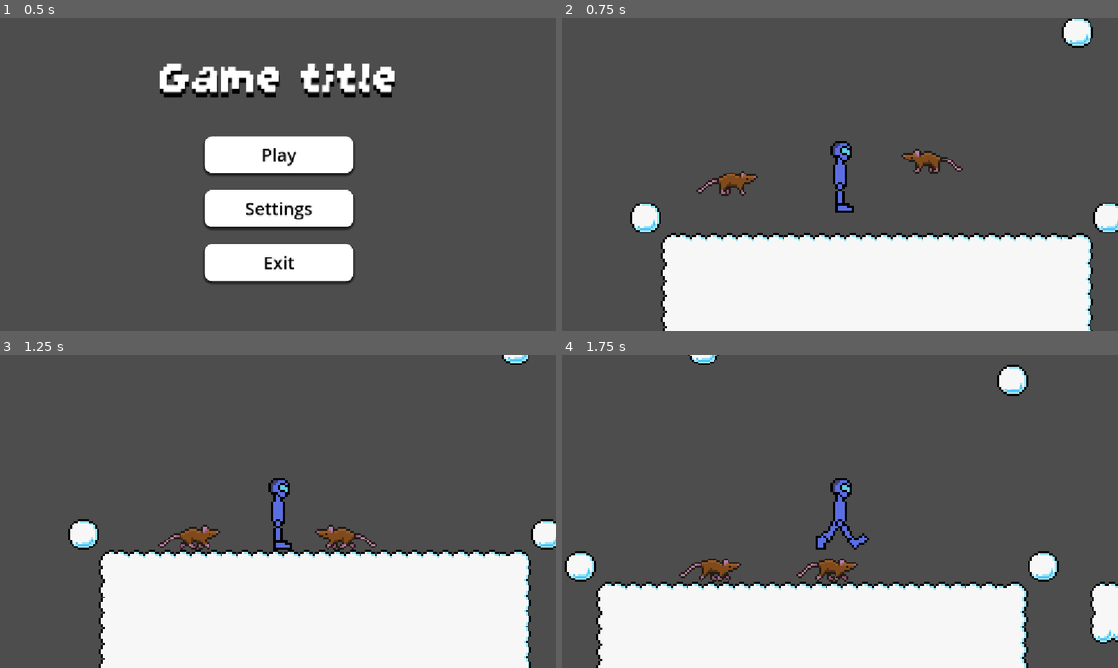
Above: before the commit, frames 1-4 (two rows, left to right).
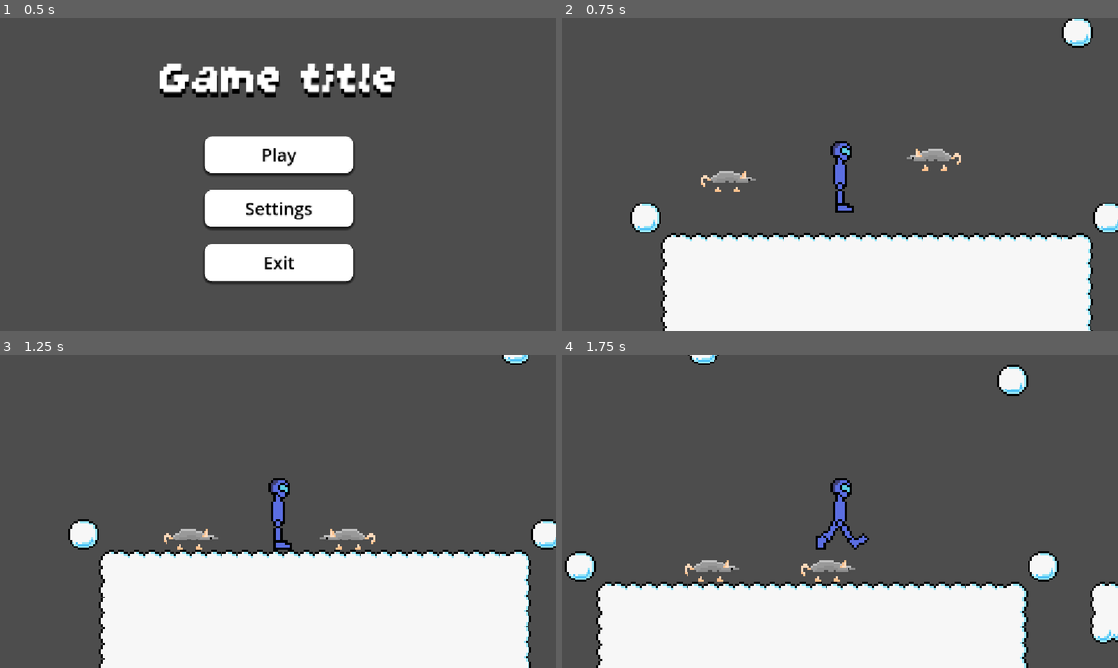
Above: after the commit, the same moments.

Repository: Milo-Griffiths/GameJam-Time
Game: Godot game, scene res://scenes/main.tscn
Same seed, same stepped clock (60 frames per second), same inputs: the game is played once before the commit and once after it. The engine's default icon, where the game draws it, is replaced by a stand-in: a white triangle on a blue panel in a dark square.
Inputs:
- Up to frame 1 (0.5 s): no input
- Up to frame 2 (0.75 s): click "Play" at 0.5 s
- Up to frame 3 (1.25 s): no input
- Up to frame 4 (1.75 s): hold Right (right) from 1.28 s (still down); tap Up (up) at 1.52 s

Frame 1 is identical in both runs. In frame 2, 1.0% of the frame differs, in the area x 24-73%, y 41-57%; in frame 3, 1.0%; in frame 4, 1.0%.

Commit message:
changed rat sprite

Diff:
--- a/assets/scripts/rat.gd
+++ b/assets/scripts/rat.gd
@@ -19,7 +19,6 @@
 	wallray = $WallDetection
 	playerray = $Playerdetection
 	sprite = $AnimatedSprite2D
-	sprite.play("walk")
 	if startbackwards:
 		flip()
 
--- a/scenes/Enemies/rat.tscn
+++ b/scenes/Enemies/rat.tscn
@@ -1,43 +1,41 @@
 [gd_scene format=3 uid="uid://cepnbm7s71wqk"]
 
 [ext_resource type="Script" uid="uid://dnuuo3hu65rb4" path="res://assets/scripts/rat.gd" id="1_cmn6w"]
-[ext_resource type="Texture2D" uid="uid://cb0kfw2hm0w2u" path="res://assets/enemies/PixelRats_Free_Carysaurus/Rat-Cinnamon-Walk.png" id="2_jekt7"]
+[ext_resource type="Texture2D" uid="uid://ch7utr3rbacfg" path="res://assets/rat.png" id="2_cmn6w"]
 
 [sub_resource type="CapsuleShape2D" id="CapsuleShape2D_pdxfl"]
-radius = 8.0
+radius = 6.25
 height = 24.0
 
-[sub_resource type="AtlasTexture" id="AtlasTexture_dn4mm"]
-atlas = ExtResource("2_jekt7")
+[sub_resource type="AtlasTexture" id="AtlasTexture_jekt7"]
+atlas = ExtResource("2_cmn6w")
 region = Rect2(0, 0, 32, 32)
 
+[sub_resource type="AtlasTexture" id="AtlasTexture_dn4mm"]
+atlas = ExtResource("2_cmn6w")
+region = Rect2(32, 0, 32, 32)
+
 [sub_resource type="AtlasTexture" id="AtlasTexture_05m0u"]
-atlas = ExtResource("2_jekt7")
-region = Rect2(0, 0, 32, 32)
+atlas = ExtResource("2_cmn6w")
+region = Rect2(64, 0, 32, 32)
 
 [sub_resource type="AtlasTexture" id="AtlasTexture_nw1id"]
-atlas = ExtResource("2_jekt7")
-region = Rect2(32, 0, 32, 32)
+atlas = ExtResource("2_cmn6w")
+region = Rect2(0, 32, 32, 32)
 
 [sub_resource type="AtlasTexture" id="AtlasTexture_c47j2"]
-atlas = ExtResource("2_jekt7")
-region = Rect2(64, 0, 32, 32)
+atlas = ExtResource("2_cmn6w")
+region = Rect2(32, 32, 32, 32)
 
-[sub_resource type="AtlasTexture" id="AtlasTexture_sbrqp"]
-atlas = ExtResource("2_jekt7")
-region = Rect2(96, 0, 32, 32)
-
-[sub_resource type="SpriteFrames" id="SpriteFrames_pdxfl"]
+[sub_resource type="SpriteFrames" id="SpriteFrames_cmn6w"]
 animations = [{
 "frames": [{
 "duration": 1.0,
+"texture": SubResource("AtlasTexture_jekt7")
+}, {
+"duration": 1.0,
 "texture": SubResource("AtlasTexture_dn4mm")
-}],
-"loop": 1,
-"name": &"default",
-"speed": 5.0
 }, {
-"frames": [{
 "duration": 1.0,
 "texture": SubResource("AtlasTexture_05m0u")
 }, {
@@ -46,12 +44,9 @@
 }, {
 "duration": 1.0,
 "texture": SubResource("AtlasTexture_c47j2")
-}, {
-"duration": 1.0,
-"texture": SubResource("AtlasTexture_sbrqp")
 }],
 "loop": 1,
-"name": &"walk",
+"name": &"default",
 "speed": 5.0
 }]
 
@@ -63,18 +58,18 @@
 target_distance = 200.0
 
 [node name="CollisionShape2D" type="CollisionShape2D" parent="." unique_id=1868381522]
+position = Vector2(-0.25, 0)
 rotation = 1.5707964
 shape = SubResource("CapsuleShape2D_pdxfl")
 
 [node name="AnimatedSprite2D" type="AnimatedSprite2D" parent="." unique_id=1380315492]
 texture_filter = 1
-position = Vector2(-2.75, -8)
-sprite_frames = SubResource("SpriteFrames_pdxfl")
-animation = &"walk"
+position = Vector2(-2, -9.75)
+sprite_frames = SubResource("SpriteFrames_cmn6w")
 
 [node name="WallDetection" type="RayCast2D" parent="." unique_id=390985785]
 target_position = Vector2(15, 0)
-collision_mask = 9
+collision_mask = 13
 
 [node name="Playerdetection" type="RayCast2D" parent="." unique_id=773509831]
 target_position = Vector2(15, 0)
